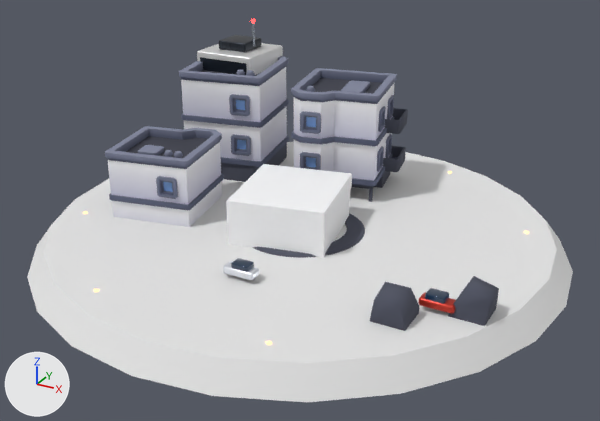
An edit to the glTF model public/models/buildings/town-T3.glb, drawn before and after from the same camera.
Both versions are drawn from a 50 mm lens placed at (4.29, -7.8, 4.65), pointed at (0.1, -0.18, 0.84). The axes (+X, +Y, +Z) are drawn at lower left. The lights are the same throughout. The first picture is the older version. Where no turn or scale is listed for an object, it has been applied to the vertices.
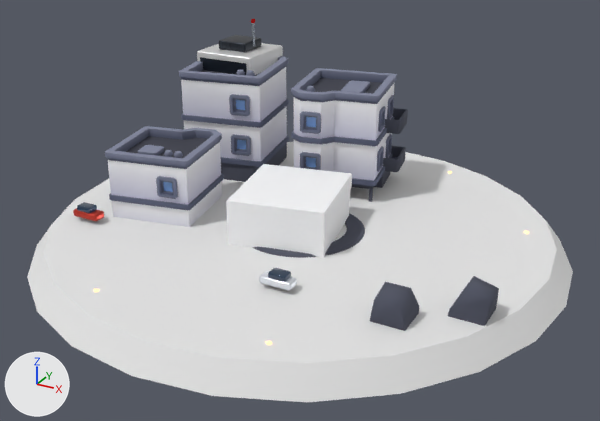
What differs and where, as boxes (x1, y1, x2, y2) in the pictures (600 x 421 px):
'Mesh_37', moved: before (223, 261, 259, 280); after (259, 271, 297, 291)
'Mesh_35', moved: before (418, 292, 456, 314); after (73, 208, 104, 221)
'Mesh_38', moved: before (231, 258, 254, 272); after (268, 268, 291, 282)
'Mesh_36', moved: before (425, 288, 449, 304); after (77, 202, 97, 213)

Patch to the scene script:
```diff
--- a/public/models/buildings/town-T3.glb.py
+++ b/public/models/buildings/town-T3.glb.py
@@ ob_mesh_35 @@
 ob_mesh_35 = bpy.data.objects.new('Mesh_35', me_mesh_35)
-ob_mesh_35.location = (2.126, -1.15, 0.69)
+ob_mesh_35.location = (-2.2, -1.15, 0.69)
@@ ob_mesh_36 @@
 ob_mesh_36 = bpy.data.objects.new('Mesh_36', me_mesh_36)
-ob_mesh_36.location = (2.106, -1.15, 0.76)
+ob_mesh_36.location = (-2.22, -1.15, 0.76)
@@ ob_mesh_37 @@
 ob_mesh_37 = bpy.data.objects.new('Mesh_37', me_mesh_37)
-ob_mesh_37.location = (0.139, -1.5, 0.69)
+ob_mesh_37.location = (0.572, -1.5, 0.69)
@@ ob_mesh_38 @@
 ob_mesh_38 = bpy.data.objects.new('Mesh_38', me_mesh_38)
-ob_mesh_38.location = (0.159, -1.5, 0.76)
+ob_mesh_38.location = (0.592, -1.5, 0.76)
```
